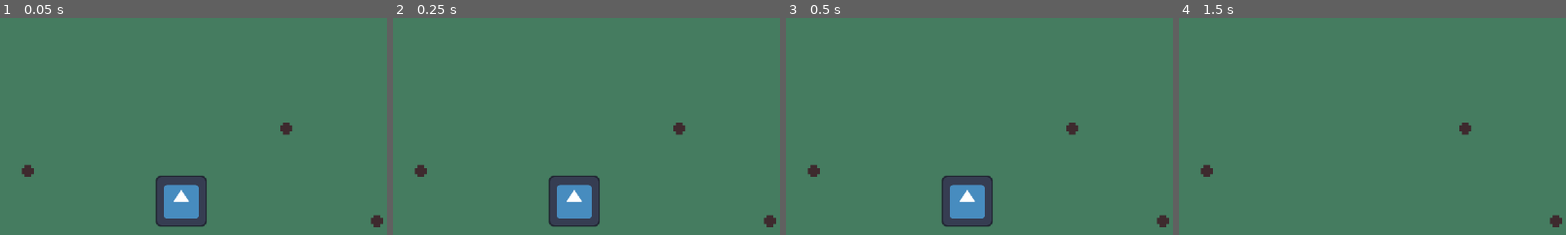
Above: before the commit, frames 1-4 (left to right).
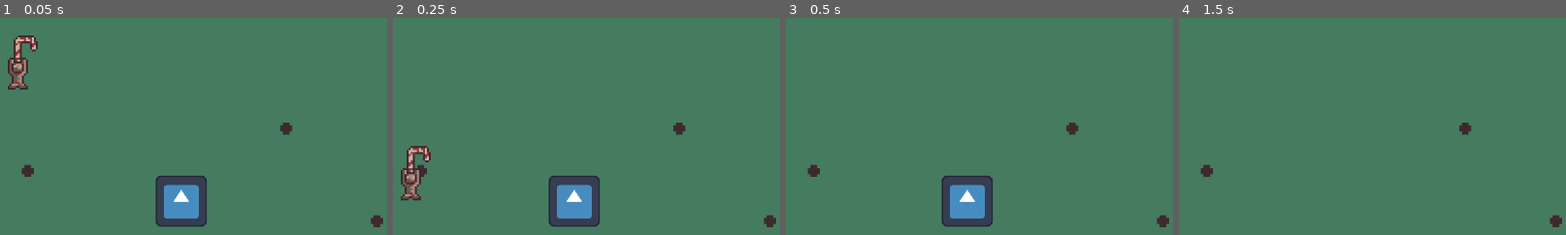
Above: after the commit, the same moments.

Repository: Gnome-Motel/JameGam2024
Game: Godot game, scene res://Scenes/main.tscn
The game is run twice, just before and just after one commit, with the same random seed, the same clock (stepped at 60 frames per second) and the same inputs. The engine's default icon, where the game draws it, is replaced by a stand-in: a white triangle on a blue panel in a dark square.
Inputs:
- Up to frame 1 (0.05 s): no input
- Up to frame 2 (0.25 s): no input
- Up to frame 3 (0.5 s): no input
- Up to frame 4 (1.5 s): tap Enter (ui_accept) at 0.5, 0.77 s; hold G (grab, bound only after the commit) 0.53-1.28 s; hold Right (ui_right) from 0.53 s (still down); tap G (grab, bound only after the commit) at 1.35 s
The pictures show only the part of the screen within x 21-71%, y 29-79%; the shares and areas given below are measured in that part.

The runs differ from the first frame. In frame 1, 1.1% of the frame differs, in the area x 2-10%, y 8-34%; in frame 2, 1.1%; in frame 3, nothing differs; in frame 4, nothing differs.

Commit message:
grabb time

Diff:
--- a/Scenes/Peg.tscn
+++ b/Scenes/Peg.tscn
@@ -19,6 +19,7 @@
 shape = SubResource("CircleShape2D_7kslu")
 
 [node name="PinJoint2D" type="PinJoint2D" parent="."]
+node_a = NodePath("..")
 
 [node name="Area2D" type="Area2D" parent="."]
 collision_layer = 2
--- a/Scenes/main.tscn
+++ b/Scenes/main.tscn
@@ -1,8 +1,9 @@
-[gd_scene load_steps=6 format=4 uid="uid://dwlqdww6qlji6"]
+[gd_scene load_steps=7 format=4 uid="uid://dwlqdww6qlji6"]
 
 [ext_resource type="Texture2D" uid="uid://b0h65453t1dvv" path="res://Assets/Tree and peg.png" id="1_sbs53"]
 [ext_resource type="PackedScene" uid="uid://hxb4b32ufe2u" path="res://Scenes/Temp_Player.tscn" id="2_0fw76"]
 [ext_resource type="PackedScene" uid="uid://cve5amftquiod" path="res://Scenes/Peg.tscn" id="3_w2yvi"]
+[ext_resource type="PackedScene" uid="uid://b8njd1q80v1xo" path="res://Scenes/player_object.tscn" id="4_imwwv"]
 
 [sub_resource type="TileSetAtlasSource" id="TileSetAtlasSource_kd348"]
 texture = ExtResource("1_sbs53")
@@ -34,3 +35,6 @@
 
 [node name="Peg3" parent="Peg Leg" instance=ExtResource("3_w2yvi")]
 position = Vector2(32, 9)
+
+[node name="Player" parent="Peg Leg" groups=["Player"] instance=ExtResource("4_imwwv")]
+position = Vector2(-97, -33)
--- a/Scenes/player_object.tscn
+++ b/Scenes/player_object.tscn
@@ -8,6 +8,7 @@
 
 [node name="Player" type="RigidBody2D"]
 position = Vector2(2.08165e-12, -1)
+collision_mask = 2
 script = ExtResource("1_ixo0q")
 
 [node name="CollisionShape2D" type="CollisionShape2D" parent="."]
--- a/Scripts/peg.gd
+++ b/Scripts/peg.gd
@@ -1,13 +1,24 @@
 extends Area2D
 
 @export var nearby = false
+@onready var pj: PinJoint2D = $"../PinJoint2D"
+var player
 
+func _ready() :
+	print(pj.node_b)
 
 
 func _on_body_entered(body):
 	nearby = true
-
+	player = body
 
 
 func _on_body_exited(body):
 	nearby = false
+
+func _process(delta):
+
+	if nearby && Input.is_action_pressed("grab"):
+		pj.node_b = player.get_path()
+	else:
+		pj.node_b = ""
--- a/project.godot
+++ b/project.godot
@@ -26,6 +26,11 @@
 "deadzone": 0.5,
 "events": []
 }
+grab={
+"deadzone": 0.5,
+"events": [Object(InputEventKey,"resource_local_to_scene":false,"resource_name":"","device":-1,"window_id":0,"alt_pressed":false,"shift_pressed":false,"ctrl_pressed":false,"meta_pressed":false,"pressed":false,"keycode":0,"physical_keycode":71,"key_label":0,"unicode":103,"location":0,"echo":false,"script":null)
+]
+}
 
 [physics]
 
